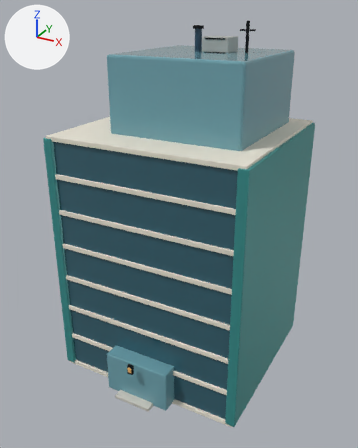
An edit to the glTF model assets/models/realistic/OFF_MID_2x2_002.glb, drawn before and after from the same camera.
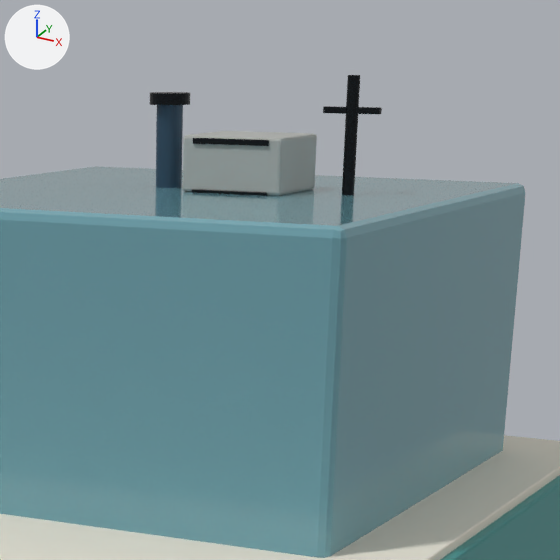
Old and new are each drawn whole from a 50 mm lens placed at (3.74, -7.09, 6.04), pointed at (0.01, -0.31, 2.65) and again close up on the part from 43% to 85% of the width and 0% to 34% of the height. Arrows for +X, +Y and +Z are at upper left; the lights stay in place. The older version's two pictures come first. Objects named as collision shapes, trigger or cutter boxes, shadow casters or lower levels of detail are left out. Where no turn or scale is listed for an object, it has been applied to the vertices. Vertices at exactly the same position are counted once.

Objects in the first close-up: 'OFF_MID_2x2_002_Visual'.
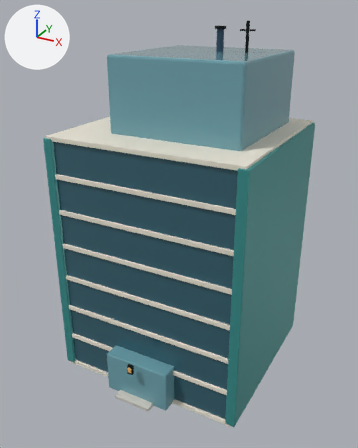
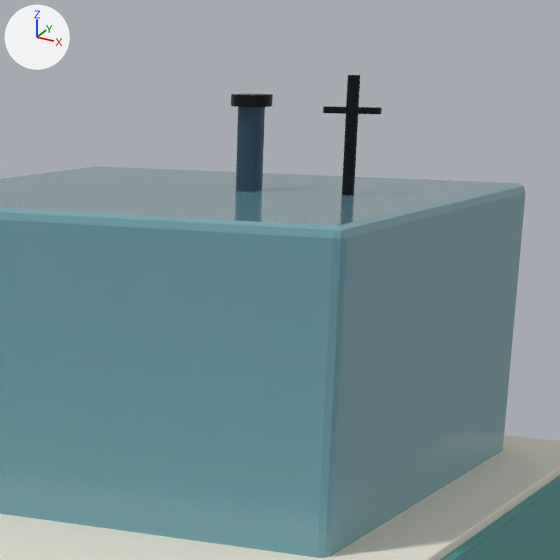
Where the change shows, as pixel boxes [x1, y1, x2, y2] in the close-ups (560 x 560 px; the box of a moved part takes in the faces that stretch with it):
part 1 of me_cube, moved or reshaped
    before: [150, 92, 190, 105]
    after: [231, 94, 273, 107]
part 2 of me_cube, moved or reshaped
    before: [156, 105, 183, 188]
    after: [236, 107, 265, 192]
part 3 of me_cube, deleted (black)
    before: [193, 138, 269, 146]
part 4 of me_cube, deleted
    before: [183, 131, 317, 196]
part 5 of me_cube, deleted
    before: [192, 189, 267, 196]

The change, as a list of edits to the scene's bpy script:
```text
Change me_cube:
    used by ob_off_mid_2x2_002_visual; location = (0.0, 0.0, 2.1)
    remove me_cube.from_pydata(...)  # 1320 vertices, 2544 faces; spans x -1.68..1.68, y -1.94..1.55, z -2.14..3.75
    add me_cube.from_pydata(...)  # 1152 vertices, 2220 faces; spans x -1.68..1.68, y -1.94..1.55, z -2.14..3.75
    me_cube part 1: the loose piece of 48 vertices spanning x -0.06..0.11, y 0.19..0.36, z 3.63..3.67 is moved by (0.37, 0.0, 0.0)
    me_cube part 2: the loose piece of 48 vertices spanning x -0.03..0.08, y 0.22..0.33, z 3.3..3.64 is moved by (0.37, 0.0, 0.0)
    me_cube part 3: the loose piece of 56 vertices spanning x 0.24..0.57, y 0.08..0.09, z 3.49..3.51 is deleted
    me_cube part 4: the loose piece of 56 vertices spanning x 0.18..0.62, y 0.09..0.47, z 3.3..3.52 is deleted
    me_cube part 5: the loose piece of 56 vertices spanning x 0.24..0.57, y 0.08..0.09, z 3.29..3.31 is deleted
    remove me_cube.materials.append(mat_focus_real_concrete)  # grey #adafac
```
